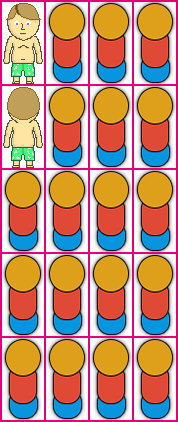
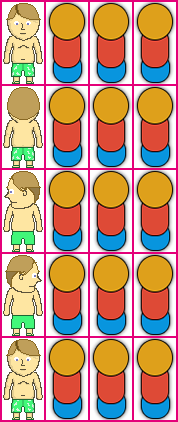
Layers edited between the first and the second 178 × 422 image:
renamed "Idle 1" to "OnChair", painted on it over box(2, 338, 44, 420)
renamed "Idle 1" to "Right 1", painted on it over box(2, 254, 44, 336)
renamed "Idle 1" to "Left 1", painted on it over box(2, 170, 44, 252)
